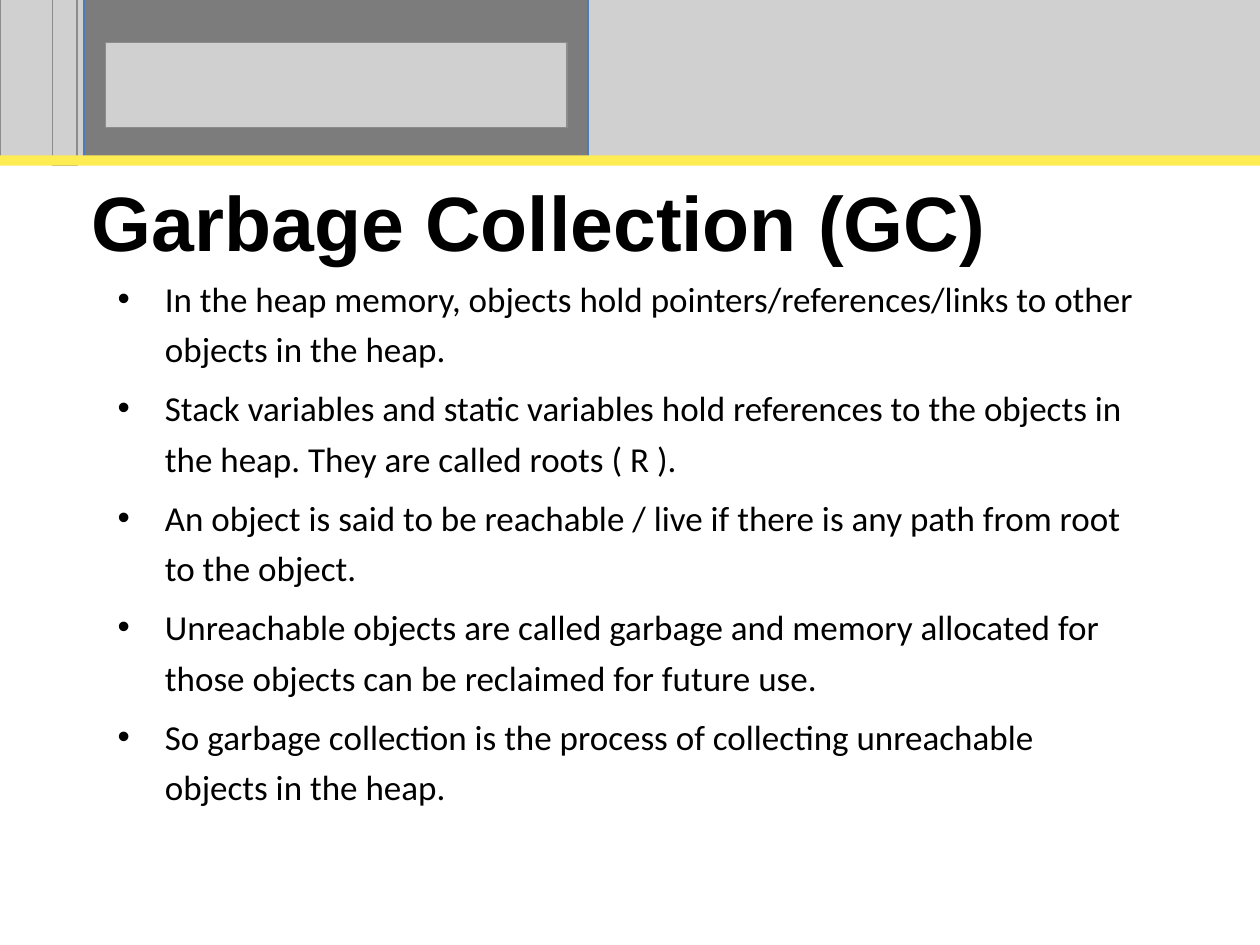
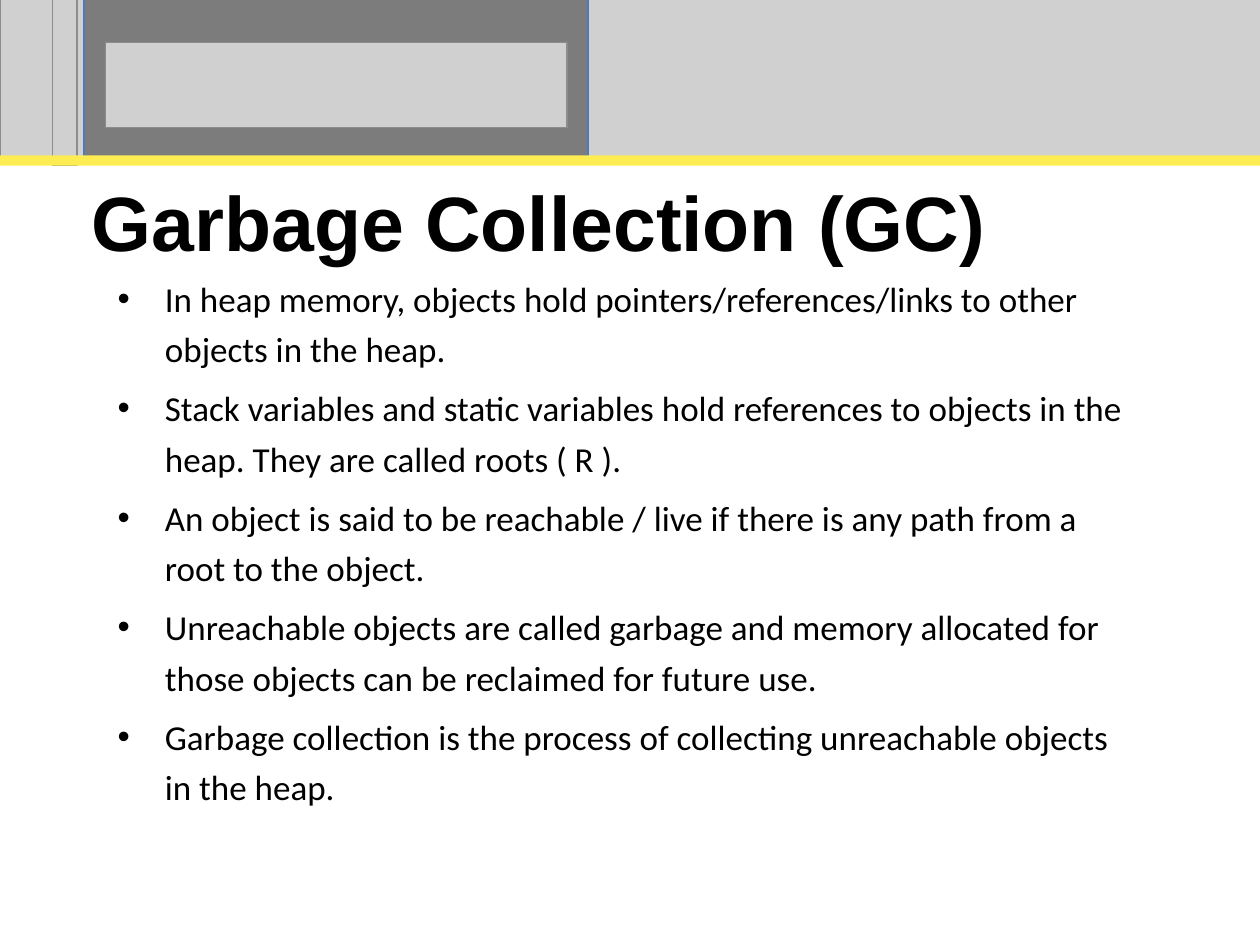
Before and after one commit to perpetualcoder/thesis, a slide deck: slide 2 of thesisppt/defense.ppt. Drawn at 1260x945 pixels with LibreOffice and Linux fonts; fonts in the diff are those of the drawing; grey boxes stand for pictures. Boxes give left, top, right and bottom in pixels: in the first picture for what was removed or moved away, otherwise in the second. Text is boxed around its words. In the diff, an @@ line names an element or a change of style, - is before the commit and + after.

```diff
--- a/thesisppt/defense.ppt
+++ b/thesisppt/defense.ppt
@@ subtitle at box(165, 287, 1122, 587): text changed @@
-• In the heap memory, objects hold pointers/references/links to other objects in the heap.
-• Stack variables and static variables hold references to the objects in the heap. They are called roots ( R ).
-• An object is said to be reachable / live if there is any path from root to the object.
+• In heap memory, objects hold pointers/references/links to other objects in the heap.
+• Stack variables and static variables hold references to objects in the heap. They are called roots ( R ).
+• An object is said to be reachable / live if there is any path from a root to the object.
@@ subtitle at box(165, 725, 1108, 806): text changed @@
-• So garbage collection is the process of collecting unreachable objects in the heap.
+• Garbage collection is the process of collecting unreachable objects in the heap.
```
Also in this commit, not shown: 7 other slides changed, 1 other file.
